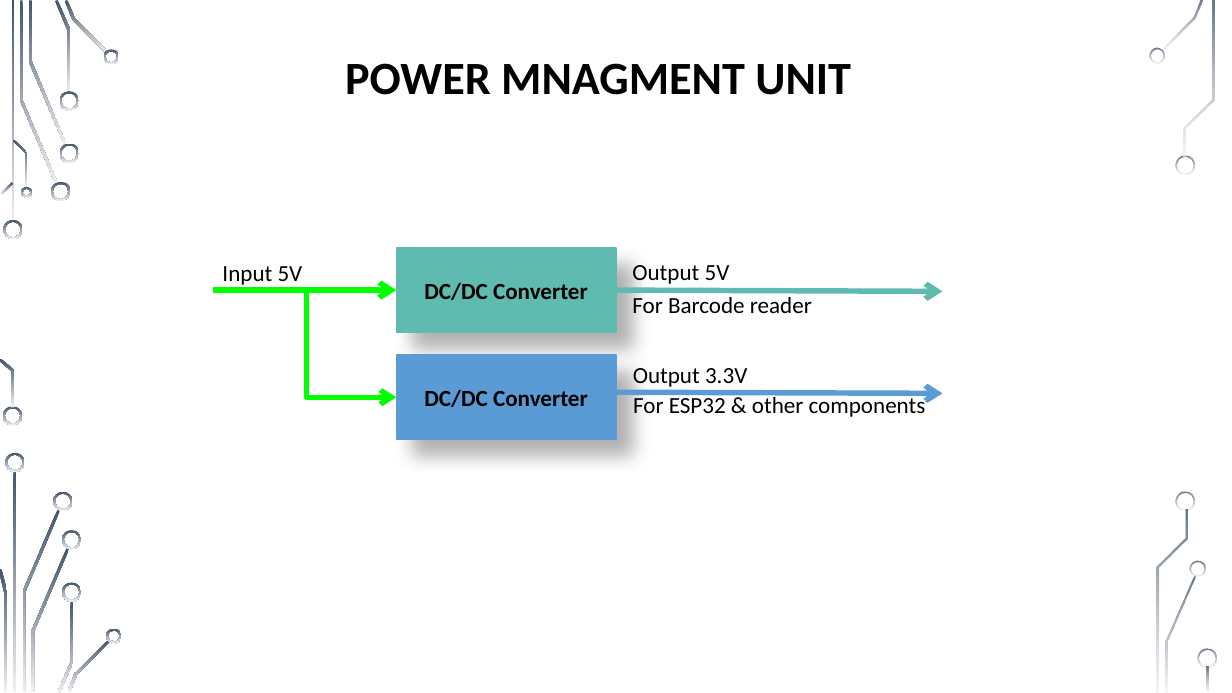
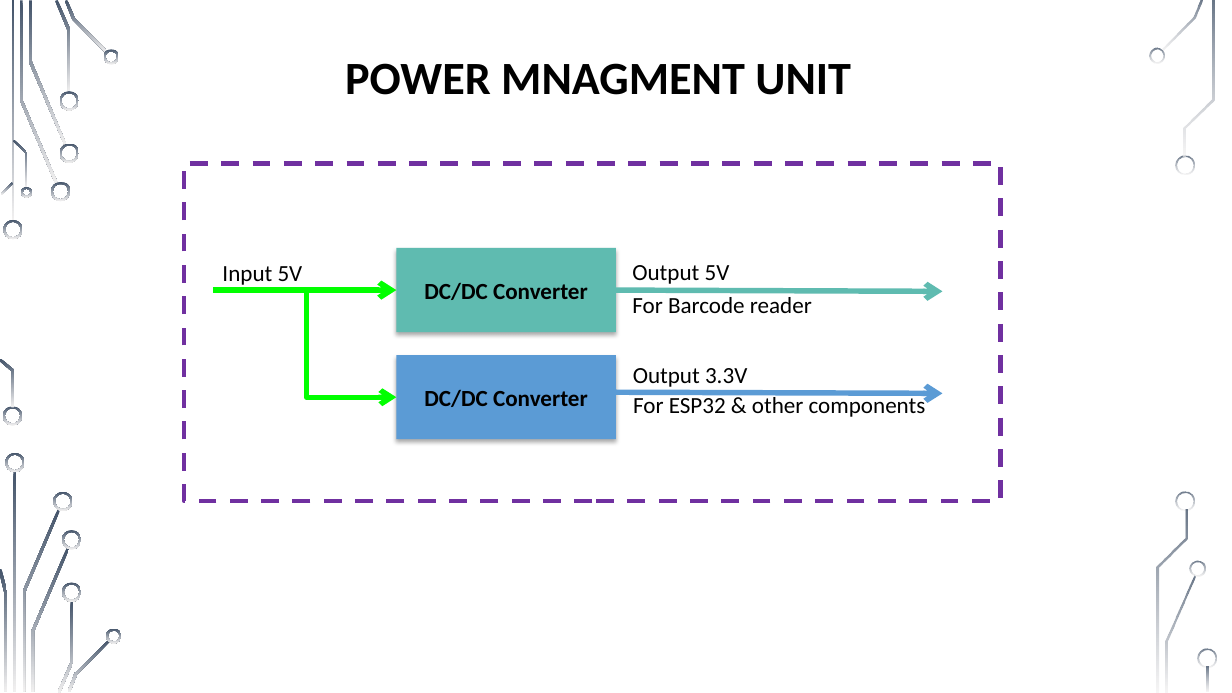
Before and after one commit to muhammad0bi/Technion_044167_E.E._project_A_IOT-Barcode_cheker, a slide deck: slide 8 of Presntations/midterm presentation IOT Barcode checker 7681.pptx. Drawn at 1232x693 pixels with LibreOffice and Linux fonts; fonts in the diff are those of the drawing; background and template pictures are left out. Boxes give left, top, right and bottom in pixels: in the first picture for what was removed or moved away, otherwise in the second. Text is boxed around its words. In the diff, an @@ line names an element or a change of style, - is before the commit and + after.

```diff
--- a/Presntations/midterm presentation IOT Barcode checker 7681.pptx
+++ b/Presntations/midterm presentation IOT Barcode checker 7681.pptx
@@ rectangle added at (x1=184, y1=164, x2=1001, y2=501), outline #7030A0 3.5 pt dashed @@
@@ rectangle "DC/DC Converter" at (x1=396, y1=248, x2=616, y2=332): outline #5FBBB0 1.25 pt to none; shadow changed @@
@@ rectangle "DC/DC Converter" at (x1=396, y1=355, x2=616, y2=439): outline #5B9BD5 1.25 pt to none; shadow changed @@
```
Also in this commit, not shown: 6 other slides changed, 1 slide added, 4 slides removed.
